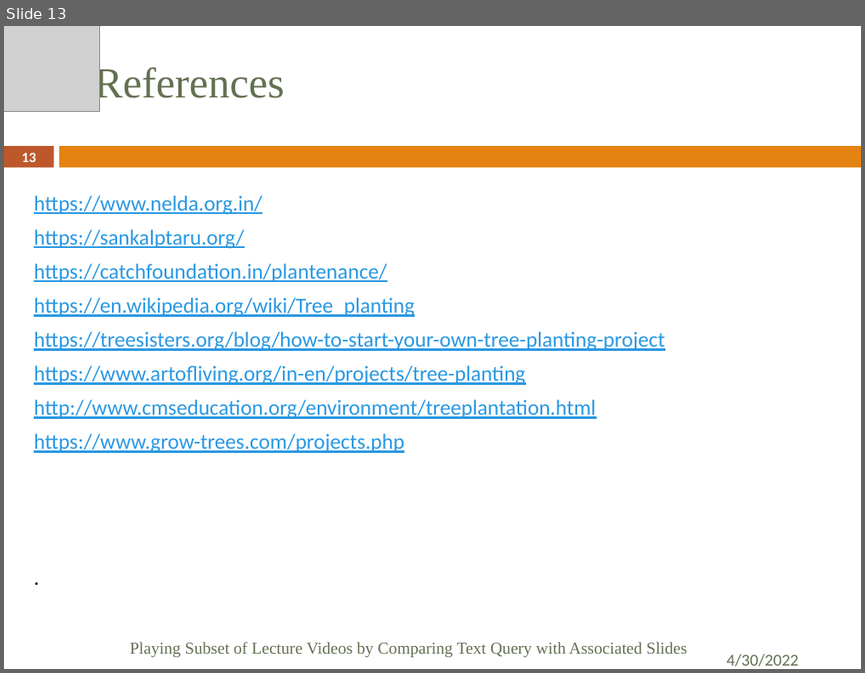
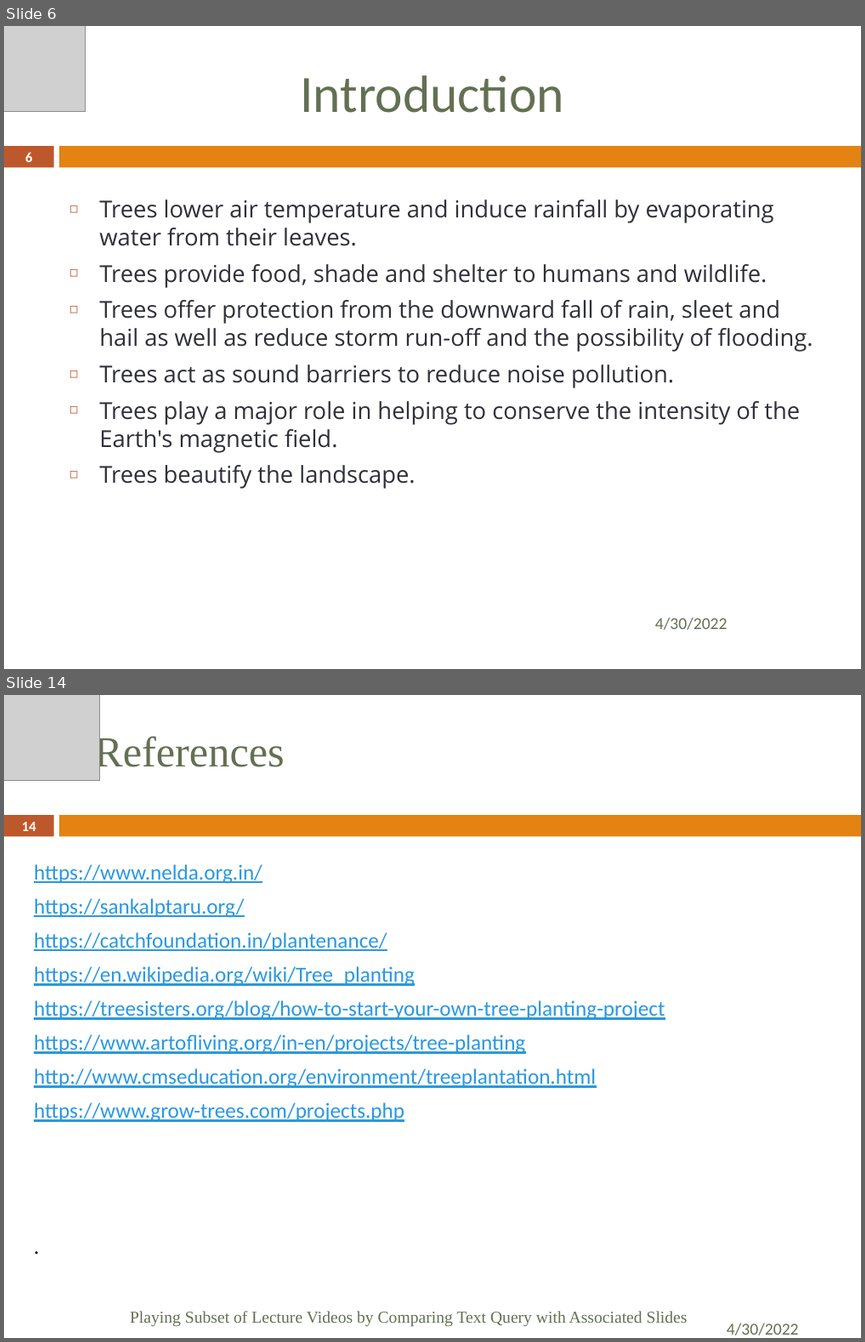
Before and after one commit to Suraj1089/Tree_Plantation, a slide deck: PBL Presentation Format.pptx. Shown one above the other, each under a label of ours: slide 13 before the commit, slides 6 and 14 after it; the slides between them are not shown. The pictures are 865x673 and 865x1342 pixels, drawn with LibreOffice and Linux fonts; fonts in the diff are those of the drawing; grey boxes stand for pictures. Boxes give left, top, right and bottom in pixels: in the first picture for what was removed or moved away, otherwise in the second. Text is boxed around its words. In the diff, an @@ line names an element or a change of style, - is before the commit and + after.

```diff
--- a/PBL Presentation Format.pptx
+++ b/PBL Presentation Format.pptx
@@ slide 6 added at (4, 26, 861, 669), background #FFFFFF; not listed: 2 template elements that a slide beside it also shows @@
@@ picture added at (4, 26, 86, 112) @@
@@ title added at (300, 75, 564, 113), 44 pt, text #637052 @@
+Introduction
@@ page number added at (25, 152, 32, 162), 11.9 pt, text #FFFFFF, bold @@
+6
@@ text added at (99, 199, 813, 488), 19.6 pt, text #2F3039 @@
+◻ Trees lower air temperature and induce rainfall by evaporating water from their leaves.
+◻ Trees provide food, shade and shelter to humans and wildlife.
+◻ Trees offer protection from the downward fall of rain, sleet and hail as well as reduce storm run-off and the possibility of flooding.
+◻ Trees act as sound barriers to reduce noise pollution.
+◻ Trees play a major role in helping to conserve the intensity of the Earth's magnetic field.
+◻ Trees beautify the landscape.
@@ text added at (655, 617, 727, 630), 14 pt, text #637052 @@
+4/30/2022
@@ what was slide 13 is now slide 14 @@
@@ page number at (22, 822, 36, 831): text changed @@
-13
+14
```
Also in this commit, not shown: 12 slides changed.
